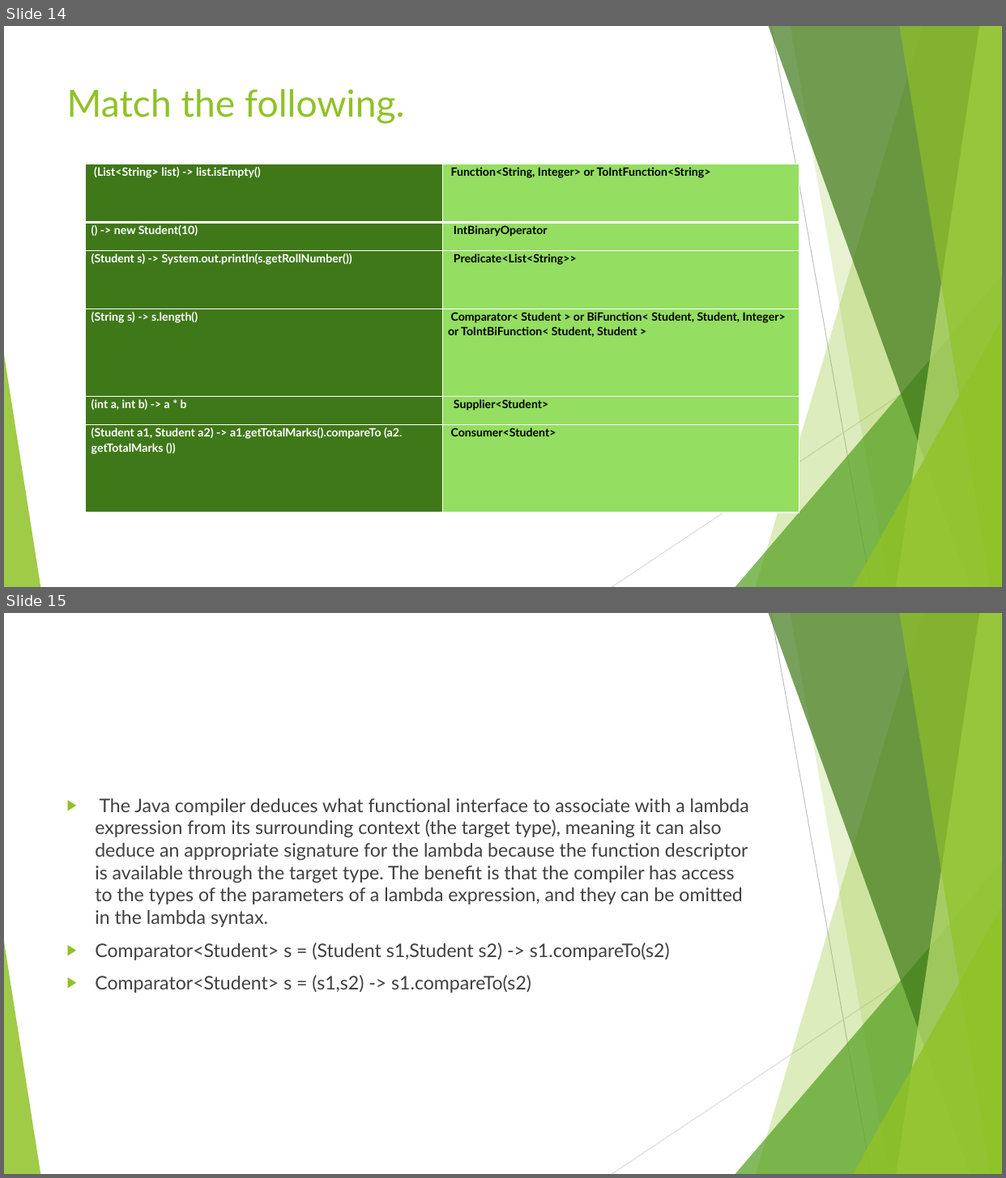
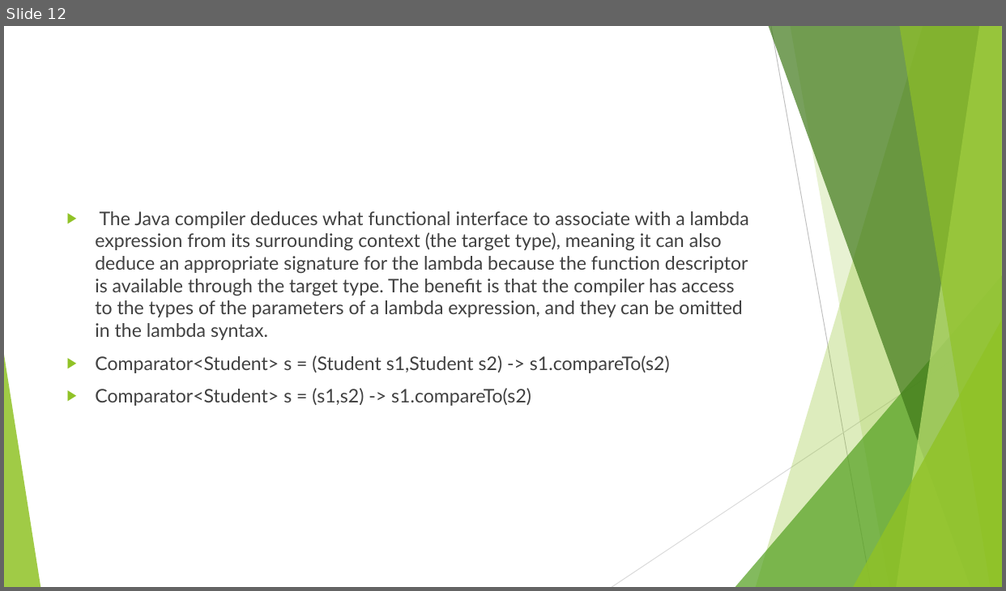
Before and after one commit to rajesh-parab/training, a slide deck: FUNCTIONAL_JAVA/Lambdas/Lambdas_Extension.pptx. Shown one above the other, each under a label of ours: slides 14 and 15 before the commit, slide 12 after it. The pictures are 1006x1178 and 1006x591 pixels, drawn with LibreOffice and Linux fonts; fonts in the diff are those of the drawing. Boxes give left, top, right and bottom in pixels: in the first picture for what was removed or moved away, otherwise in the second. Text is boxed around its words. In the diff, an @@ line names an element or a change of style, - is before the commit and + after.

```diff
--- a/FUNCTIONAL_JAVA/Lambdas/Lambdas_Extension.pptx
+++ b/FUNCTIONAL_JAVA/Lambdas/Lambdas_Extension.pptx
@@ slide 14 removed at [4,26,1002,587], background #FFFFFF; not listed: 10 template elements that a slide beside it also shows @@
@@ title removed at [67,89,404,124] @@
-Match the following.
@@ table removed at [86,165,799,514], 6 rows, 2 columns @@
-(List<String> list) -> list.isEmpty() | Function<String, Integer> or ToIntFunction<String>
-() -> new Student(10) | IntBinaryOperator
-(Student s) -> System.out.println(s.getRollNumber()) | Predicate<List<String>>
-(String s) -> s.length() | Comparator< Student > or BiFunction< Student, Student, Integer> or ToIntBiFunction< Student, Student >
-(int a, int b) -> a * b | Supplier<Student>
-(Student a1, Student a2) -> a1.getTotalMarks().compareTo (a2. getTotalMarks ()) | Consumer<Student>
@@ what was slide 15 is now slide 12 @@
```
Also in this commit, not shown: 4 other slides removed, 11 other files.
